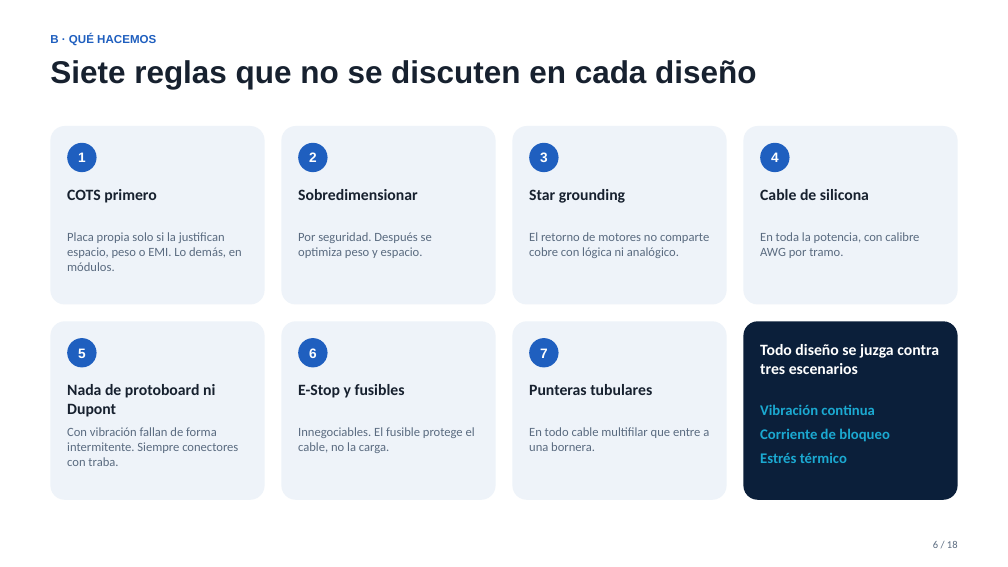
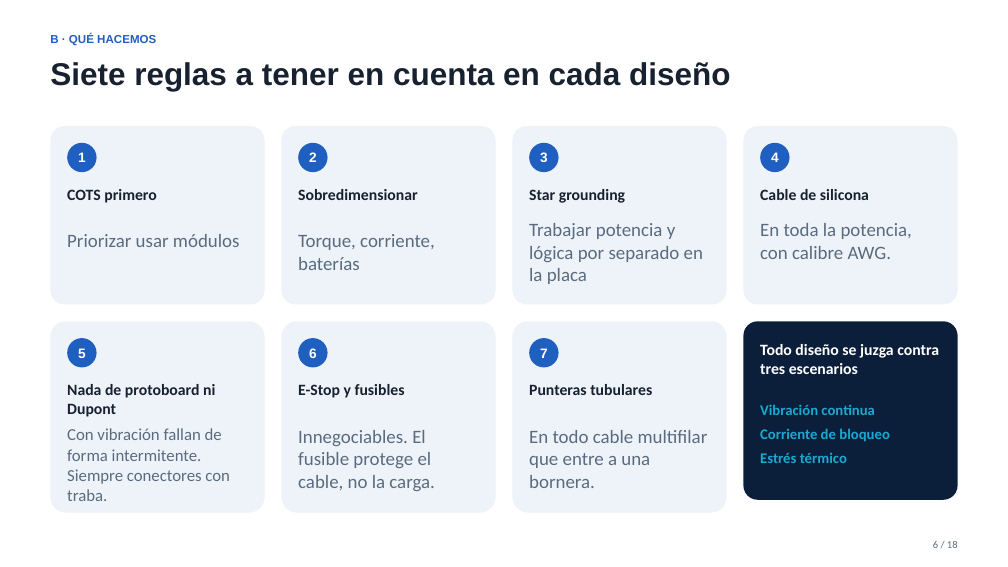
Before and after one commit to Matyy38/erc-rover-EyP, a slide deck: slide 6 of audiovisual-presentacion/presentacion-ingreso-EyP-2026-09.pptx. Drawn at 1008x567 pixels with LibreOffice and Linux fonts; fonts in the diff are those of the drawing. Boxes give left, top, right and bottom in pixels: in the first picture for what was removed or moved away, otherwise in the second. Text is boxed around its words. In the diff, an @@ line names an element or a change of style, - is before the commit and + after.

```diff
--- a/audiovisual-presentacion/presentacion-ingreso-EyP-2026-09.pptx
+++ b/audiovisual-presentacion/presentacion-ingreso-EyP-2026-09.pptx
@@ text at box(50, 62, 730, 91): text changed @@
-Siete reglas que no se discuten en cada diseño
+Siete reglas a tener en cuenta en cada diseño
@@ text at box(67, 234, 240, 247): text changed; size 12 to 18 pt @@
-Placa propia solo si la justifican espacio, peso o EMI. Lo demás, en módulos.
+Priorizar usar módulos
@@ text at box(298, 234, 435, 270): text changed; size 12 to 18 pt @@
-Por seguridad. Después se optimiza peso y espacio.
+Torque, corriente, baterías
@@ text at box(529, 223, 703, 284): text changed; size 12 to 18 pt @@
-El retorno de motores no comparte cobre con lógica ni analógico.
+Trabajar potencia y lógica por separado en la placa
@@ text at box(760, 223, 912, 259): text changed; size 12 to 18 pt @@
-En toda la potencia, con calibre AWG por tramo.
+En toda la potencia, con calibre AWG.
@@ rounded rectangle: place and size @@
-rounded rectangle at box(51, 321, 265, 500)
+rounded rectangle at box(51, 321, 265, 513)
@@ rounded rectangle: place and size @@
-rounded rectangle at box(281, 321, 495, 500)
+rounded rectangle at box(281, 321, 495, 513)
@@ rounded rectangle: place and size @@
-rounded rectangle at box(513, 321, 727, 500)
+rounded rectangle at box(513, 321, 727, 513)
@@ text "Con vibración fallan de forma ..." at box(67, 428, 230, 501): size 12 to 16 pt @@
@@ text "Innegociables. El fusible protege el ..." at box(298, 430, 435, 491): size 12 to 18 pt @@
@@ text "En todo cable multifilar que ..." at box(529, 430, 708, 488): size 12 to 18 pt @@
```
Also in this commit, not shown: 11 other slides changed, 1 slide removed, 3 other files.
